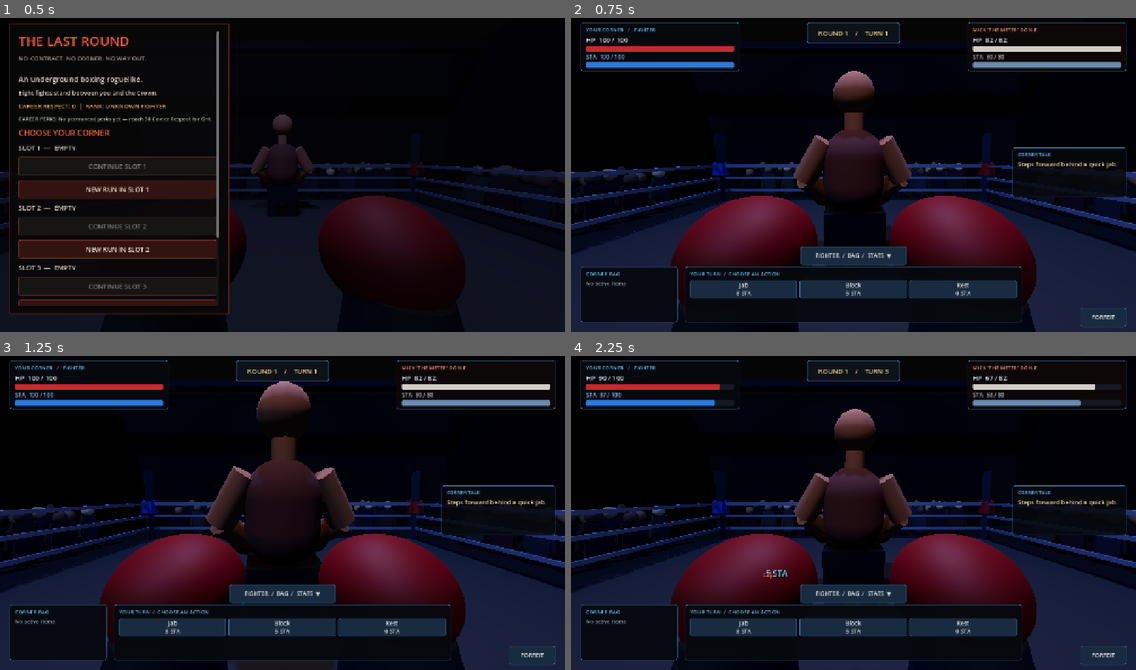
Above: before the commit, frames 1-4 (two rows, left to right).
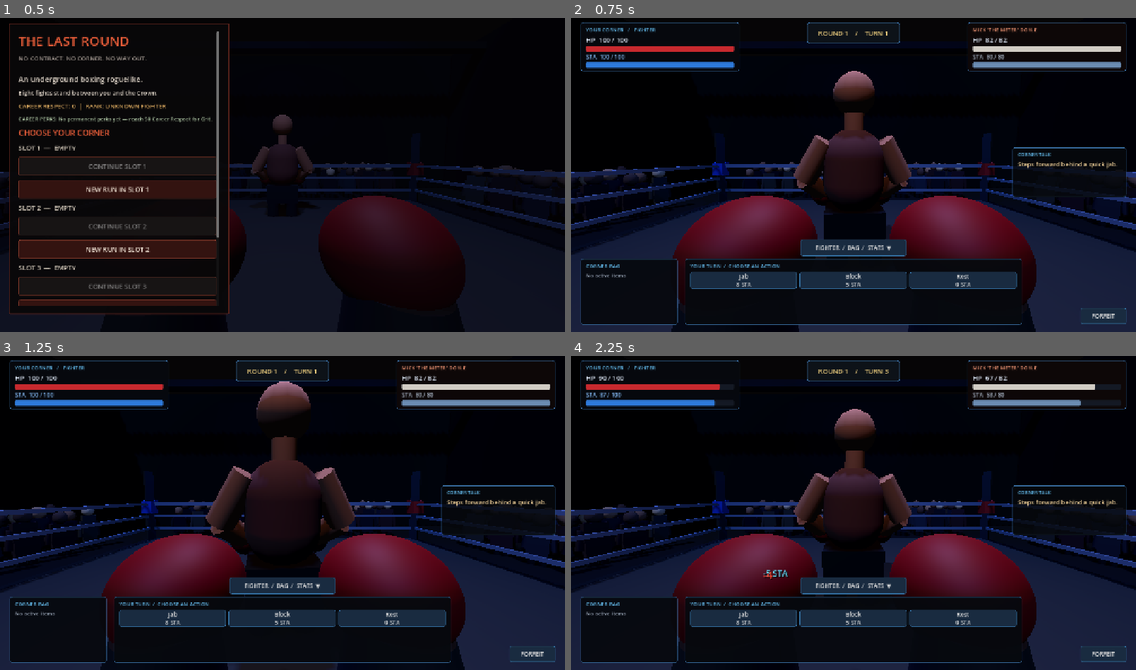
Above: after the commit, the same moments.

Repository: sedhehe/TheLastRound
Game: Godot game, scene res://scenes/main.tscn
The game is run twice, just before and just after one commit, with the same random seed, the same clock (stepped at 60 frames per second) and the same inputs.
Inputs:
- Up to frame 1 (0.5 s): no input
- Up to frame 2 (0.75 s): click "NEW RUN IN SLOT 1" at 0.5 s
- Up to frame 3 (1.25 s): no input
- Up to frame 4 (2.25 s): click "Jab 8 STA" at 1.25 s; click "Block 5 STA" at 2 s

Frame 1 is identical in both runs. In frame 2, 6.8% of the frame differs, in the area x 1-99%, y 70-99%; in frame 3, 6.7%; in frame 4, 6.8%.

Commit message:
Improve HUD resize behavior and compact controls

Diff:
--- a/scripts/main.gd
+++ b/scripts/main.gd
@@ -305,9 +305,15 @@
 	content.size_flags_horizontal = Control.SIZE_EXPAND_FILL
 	ui_scroll.add_child(content)
 
-	root_ui.resized.connect(_layout_ui)
+	root_ui.resized.connect(_on_root_ui_resized)
 	_layout_ui()
 
+
+func _on_root_ui_resized() -> void:
+	if game_state == "combat":
+		_show_combat()
+	else:
+		_layout_ui()
 
 func _layout_ui() -> void:
 	if not is_instance_valid(panel) or not is_instance_valid(root_ui):
@@ -798,7 +804,7 @@
 	var button := Button.new()
 	button.text = caption
 	button.disabled = disabled
-	button.custom_minimum_size = Vector2(104 if compact else 138, 42)
+	button.custom_minimum_size = Vector2(104 if compact else 138, 32 if compact else 42)
 	button.size_flags_horizontal = Control.SIZE_EXPAND_FILL
 	button.add_theme_font_size_override("font_size", 13 if compact else 14)
 	var normal := StyleBoxFlat.new()
@@ -872,8 +878,8 @@
 	elif heart_active:
 		_hud_label(comment_col, "HEART — STILL STANDING", 12, Color(1.0, 0.35, 0.28))
 
-	var bottom_y := height - 148
-	var items_card := _hud_panel(combat_hud, Rect2(22, bottom_y, 220, 126), Color(0.025, 0.035, 0.055, 0.93))
+	var bottom_y := height - 166
+	var items_card := _hud_panel(combat_hud, Rect2(22, bottom_y, 220, 150), Color(0.025, 0.035, 0.055, 0.93))
 	var items_col := VBoxContainer.new()
 	items_col.add_theme_constant_override("separation", 4)
 	items_card.add_child(items_col)
@@ -888,7 +894,7 @@
 	if usable_item_count == 0:
 		_hud_label(items_col, "No active items", 12, Color(0.60, 0.65, 0.72))
 
-	var moves_card := _hud_panel(combat_hud, Rect2(258, bottom_y, width - 516, 126), Color(0.025, 0.035, 0.055, 0.94))
+	var moves_card := _hud_panel(combat_hud, Rect2(258, bottom_y, width - 516, 150), Color(0.025, 0.035, 0.055, 0.94))
 	var moves_col := VBoxContainer.new()
 	moves_col.add_theme_constant_override("separation", 5)
 	moves_card.add_child(moves_col)
@@ -905,7 +911,7 @@
 		_hud_button(moves_row, caption, _player_move.bind(str(id)), float(player.get("stamina", 0.0)) < cost, true)
 
 	var drawer_button := _hud_button(combat_hud, "FIGHTER  /  BAG  /  STATS  ▼" if not combat_drawer_open else "CLOSE DRAWER  ▲", _toggle_combat_drawer, false, true)
-	drawer_button.position = Vector2(width * 0.5 - 120, height - 194)
+	drawer_button.position = Vector2(width * 0.5 - 120, height - 210)
 	drawer_button.size = Vector2(240, 38)
 
 	var forfeit := _hud_button(combat_hud, "FORFEIT", _forfeit_run, false, true)
